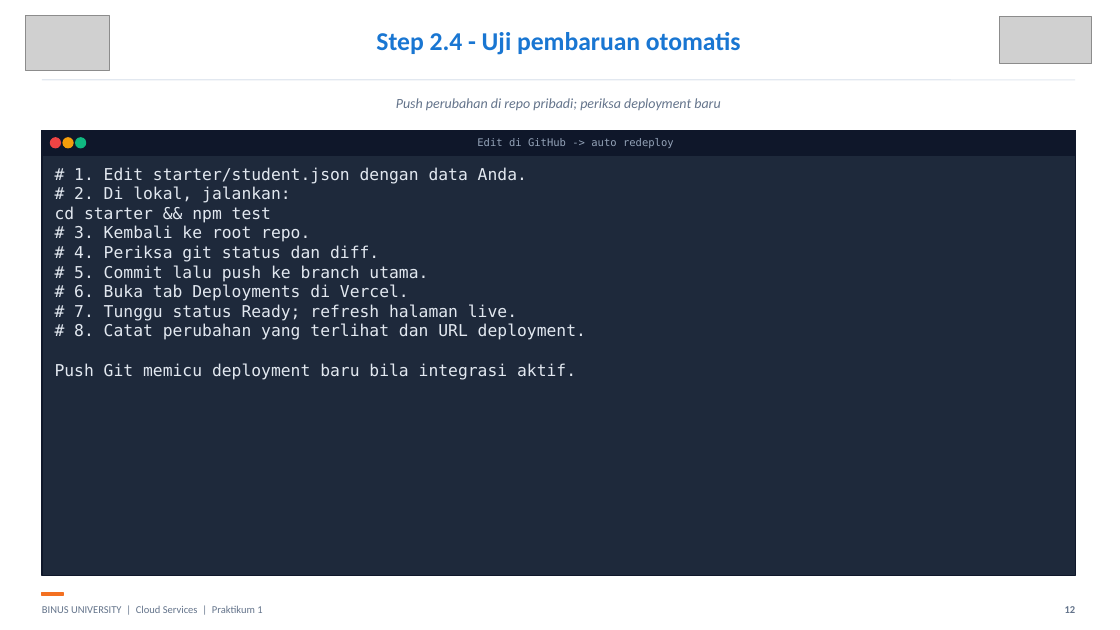
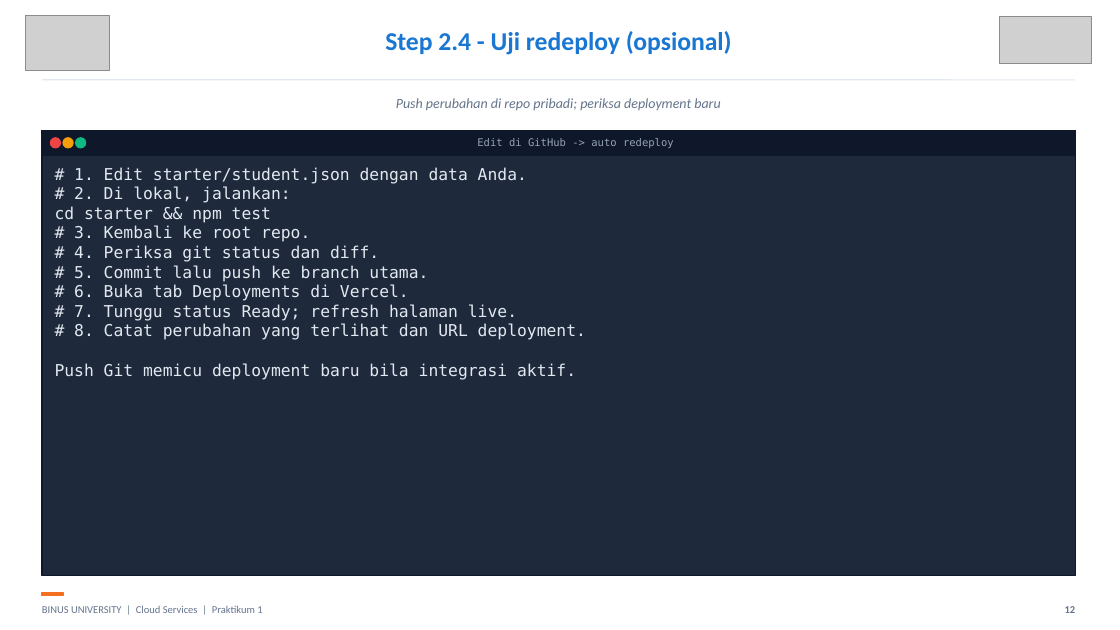
Before and after one commit to SeedFlora/meet1CloudService, a slide deck: slide 12 of slides/LAB01_Pengantar_Cloud_Hands_On_Final.pptx. Drawn at 1120x630 pixels with LibreOffice and Linux fonts; fonts in the diff are those of the drawing; grey boxes stand for pictures. Boxes give left, top, right and bottom in pixels: in the first picture for what was removed or moved away, otherwise in the second. Text is boxed around its words. In the diff, an @@ line names an element or a change of style, - is before the commit and + after.

```diff
--- a/slides/LAB01_Pengantar_Cloud_Hands_On_Final.pptx
+++ b/slides/LAB01_Pengantar_Cloud_Hands_On_Final.pptx
@@ text at (385,31,732,55): text changed @@
-Step 2.4 - Uji pembaruan otomatis
+Step 2.4 - Uji redeploy (opsional)
```
Also in this commit, not shown: 21 other slides changed, 2 slides added, 2 slides removed, 1 other file.
